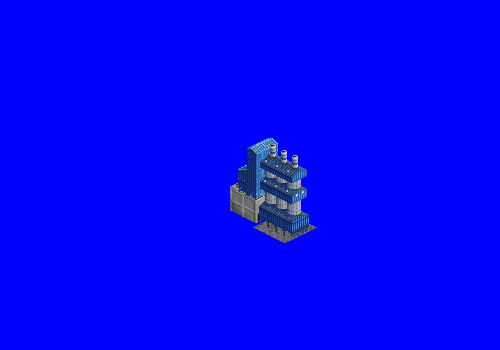
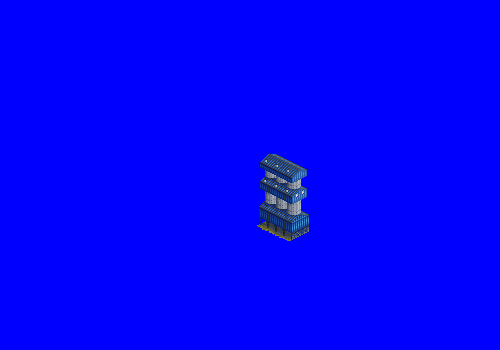
Layer changes from the first 500px x 350px image to the second:
hid "chimneys" over [268, 144, 298, 170]
painted on "kilns" over [260, 218, 307, 240]
added layer "shadow" in group "vertical kiln" over [257, 216, 307, 241]
hid "ground tile" over [253, 212, 317, 243]
hid group "Set 1" (3 layers) over [230, 138, 285, 227]
